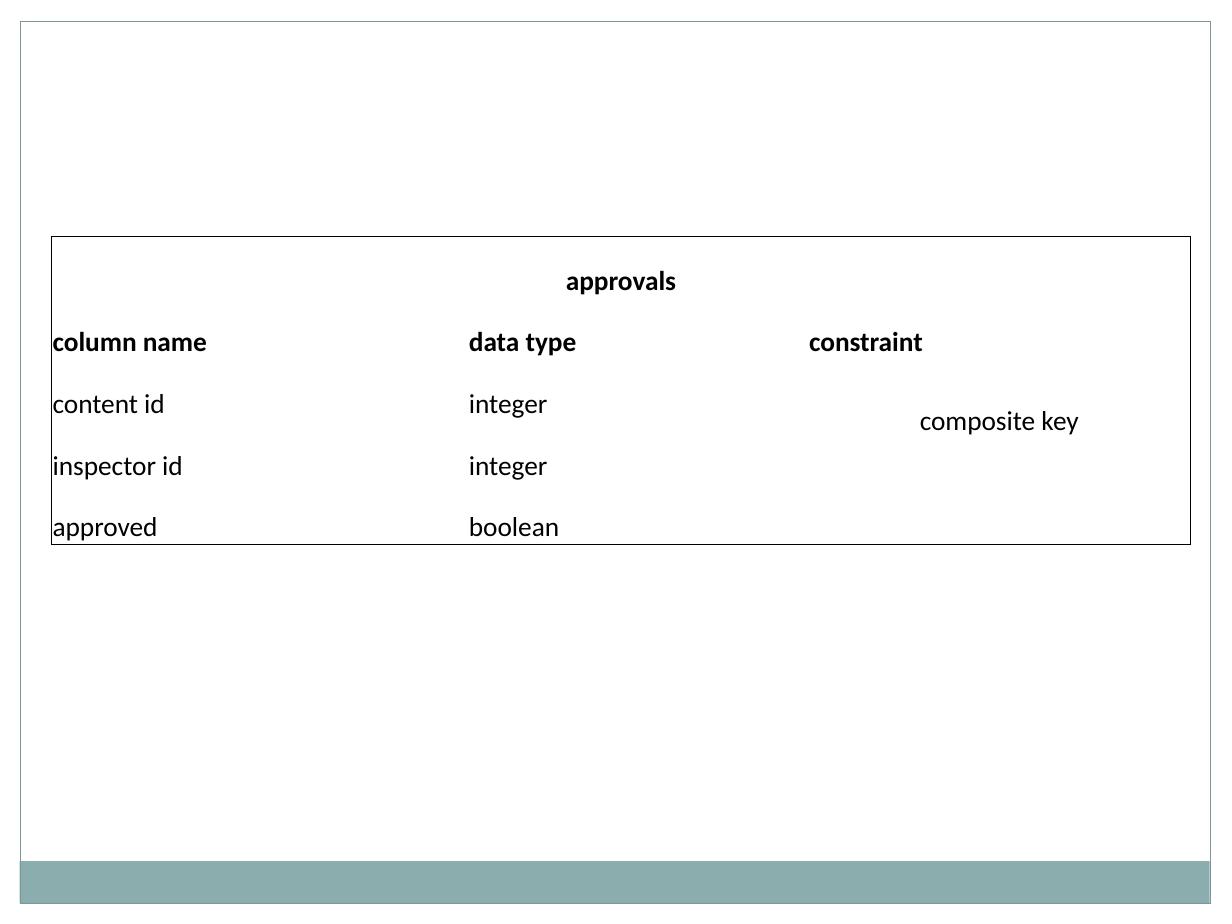
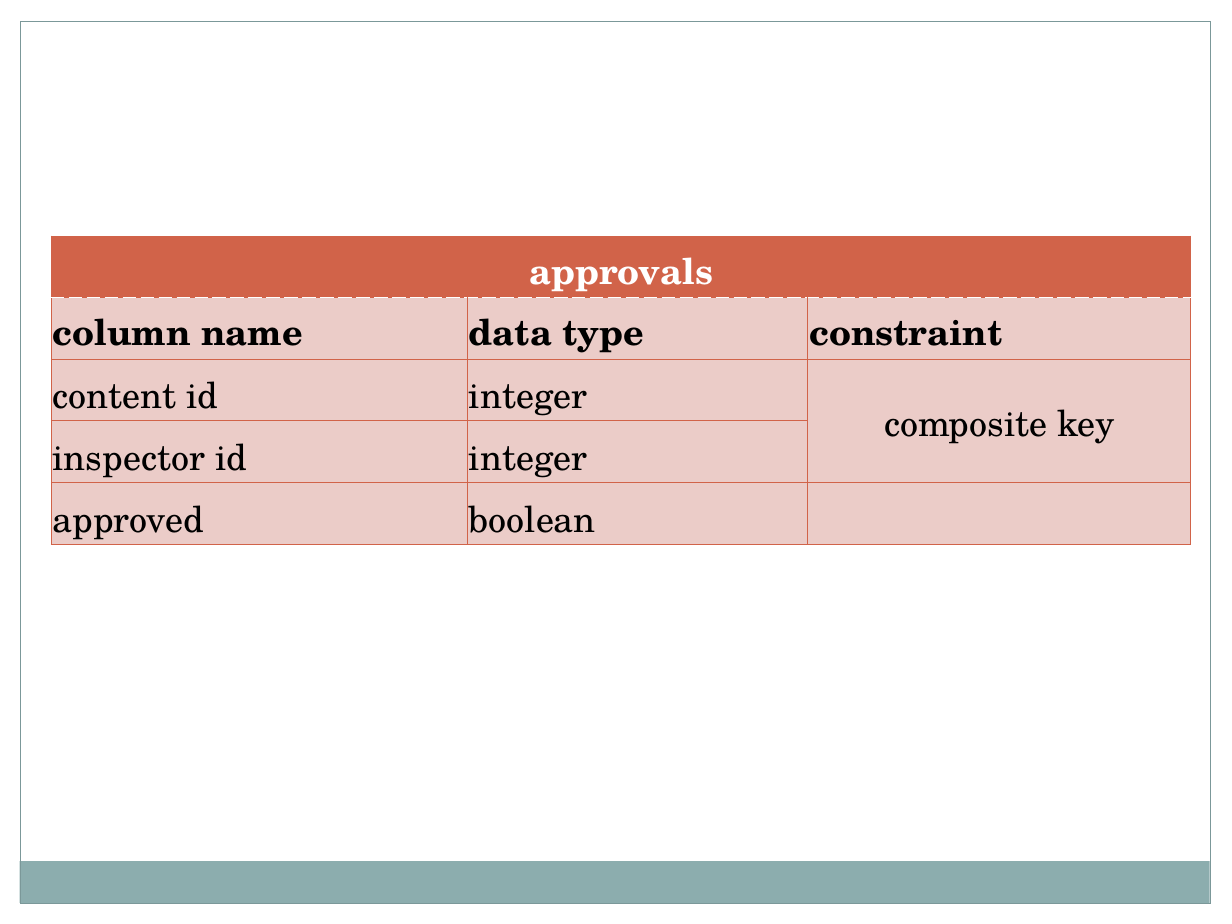
Before and after one commit to Bsccs/tutorial-site, a slide deck: slide 49 of documentation/project.pptx (slide 48 before the commit). Drawn at 1232x924 pixels with LibreOffice and Linux fonts; fonts in the diff are those of the drawing. Boxes give left, top, right and bottom in pixels: in the first picture for what was removed or moved away, otherwise in the second. Text is boxed around its words. In the diff, an @@ line names an element or a change of style, - is before the commit and + after.

```diff
--- a/documentation/project.pptx
+++ b/documentation/project.pptx
@@ table at [52, 237, 1191, 545] @@
@@ fill none to #D16349 in row 1, column 1 @@
@@ size 16 to 21 pt, font Calibri to TeX Gyre Schola @@
@@ text colour #000000 to #FFFFFF in "approvals" @@
@@ borders changed @@
```
Also in this commit, not shown: 13 other slides changed, 1 slide added.
